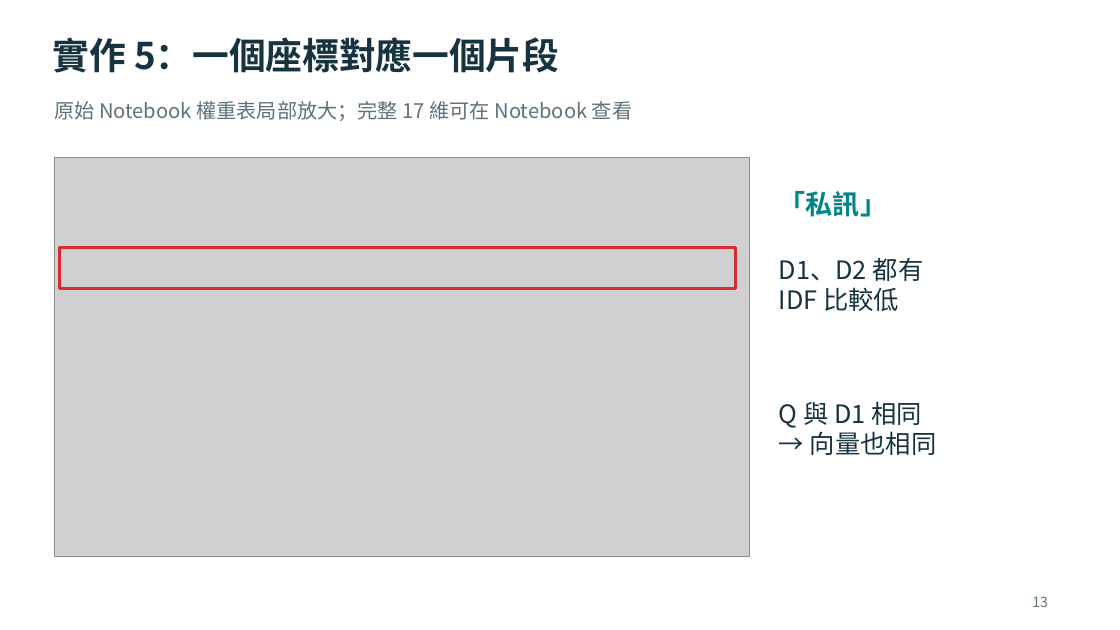
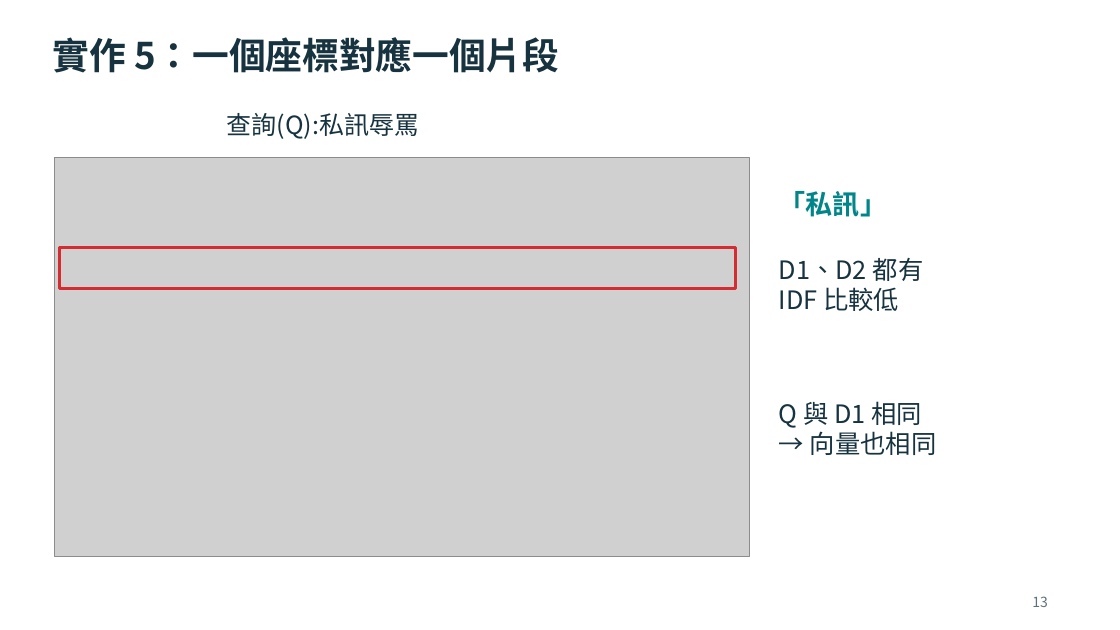
Before and after one commit to OohelloworldoO/Paper-Reading-Notes, a slide deck: slide 20 of 2026/1012-TF-IDF/RAG_檢索工具與TFIDF實作_Meeting.pptx (slide 13 before the commit). Drawn at 1120x630 pixels with LibreOffice and Linux fonts; fonts in the diff are those of the drawing; grey boxes stand for pictures. Boxes give left, top, right and bottom in pixels: in the first picture for what was removed or moved away, otherwise in the second. Text is boxed around its words. In the diff, an @@ line names an element or a change of style, - is before the commit and + after.

```diff
--- a/2026/1012-TF-IDF/RAG_檢索工具與TFIDF實作_Meeting.pptx
+++ b/2026/1012-TF-IDF/RAG_檢索工具與TFIDF實作_Meeting.pptx
@@ text removed at (54, 101, 632, 121) @@
-原始 Notebook 權重表局部放大；完整 17 維可在 Notebook 查看
@@ text added at (226, 113, 419, 139), 21.5 pt, text #173340 @@
+查詢(Q):私訊辱罵
```
Also in this commit, not shown: 10 other slides changed, 20 slides added, 10 slides removed, 1 other file.
